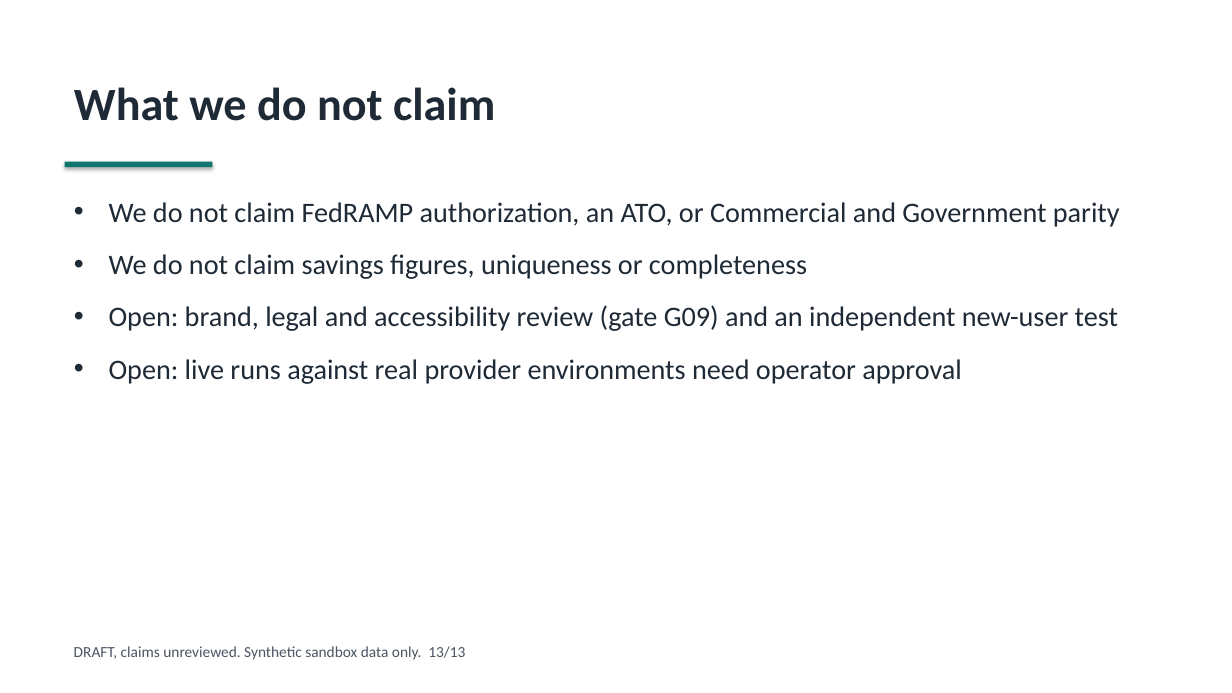
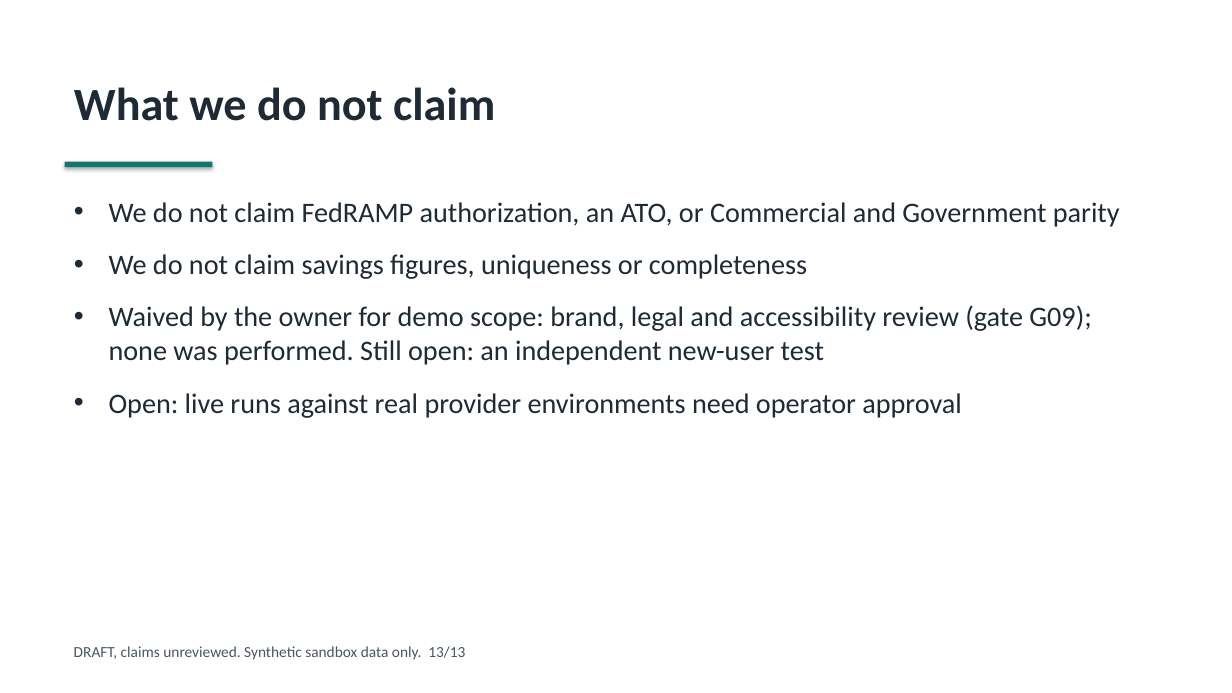
Before and after one commit to fgarofalo56/neurosphere, a slide deck: slide 13 of marketing/deck/neurosphere-walking-deck.pptx. Drawn at 1232x693 pixels with LibreOffice and Linux fonts; fonts in the diff are those of the drawing. Boxes give left, top, right and bottom in pixels: in the first picture for what was removed or moved away, otherwise in the second. Text is boxed around its words. In the diff, an @@ line names an element or a change of style, - is before the commit and + after.

```diff
--- a/marketing/deck/neurosphere-walking-deck.pptx
+++ b/marketing/deck/neurosphere-walking-deck.pptx
@@ text at box(109, 305, 1091, 365): text changed @@
-• Open: brand, legal and accessibility review (gate G09) and an independent new-user test
+• Waived by the owner for demo scope: brand, legal and accessibility review (gate G09); none was performed. Still open: an independent new-user test
```
Also in this commit, not shown: 17 other files.
